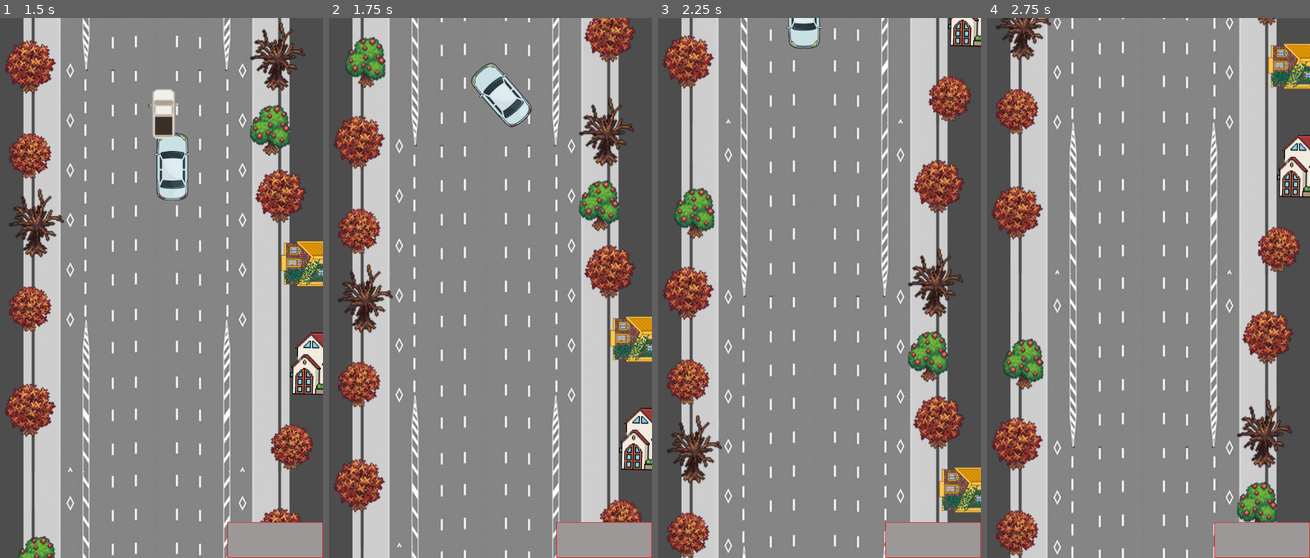
Above: before the commit, frames 1-4 (left to right).
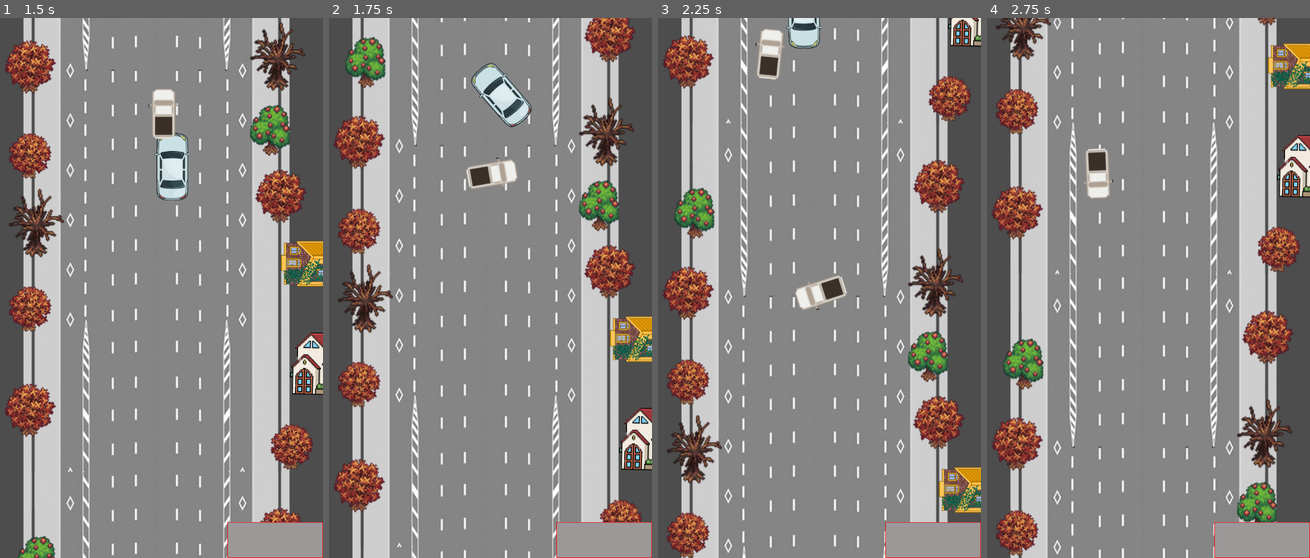
Above: after the commit, the same moments.

Repository: Zanzigzan/ChaosHacks-2024
Game: Godot game, scene res://main.tscn
Two runs of this game, one before a commit and one after it. Both use one fixed random seed, a clock stepped at 60 frames per second and the inputs below.
Inputs:
- Up to frame 1 (1.5 s): hold Up (ui_up) from 0.53 s (still down)
- Up to frame 2 (1.75 s): keep holding Up (ui_up)
- Up to frame 3 (2.25 s): release Up (ui_up) at 2.03 s; hold Left (ui_left) from 2.03 s (still down)
- Up to frame 4 (2.75 s): keep holding Left (ui_left)

Frame 1 is identical in both runs. In frame 2, 0.6% of the frame differs, in the area x 42-59%, y 25-32%; in frame 3, 1.3%, in the area x 30-59%, y 2-55%; in frame 4, 0.6%.

Commit message:
Richmond complete

Diff:
--- a/enemy.gd
+++ b/enemy.gd
@@ -5,7 +5,7 @@
 var wiggle_amount = .5  # Adjust for more or less wiggle
 var wiggle_speed = 10 # Lower is faster, higher is slower
 var wiggle_timer = 0
-
+var crash = false
 func _ready():
 	pass
 
@@ -17,7 +17,8 @@
 		if wiggle_timer % wiggle_speed == 0:
 			rotation += wiggle_amount
 			wiggle_amount *= -1  # Change direction
-
+	if crash:
+		rotation += 0.1
 
 func _on_body_entered(body):
 	if body is Player:
@@ -28,4 +29,7 @@
 	is_wiggling = wiggling
 
 func die():
+	crash = true
+	$Crash.play()
+	await get_tree().create_timer(1).timeout
 	queue_free()
--- a/enemy.tscn
+++ b/enemy.tscn
@@ -1,8 +1,9 @@
-[gd_scene load_steps=5 format=3 uid="uid://c0uf3xsnhgll4"]
+[gd_scene load_steps=6 format=3 uid="uid://c0uf3xsnhgll4"]
 
 [ext_resource type="Script" path="res://enemy.gd" id="1_pvroe"]
 [ext_resource type="Texture2D" uid="uid://ca0hxsb7qei2m" path="res://Resources/assets/cars.png" id="2_qonbe"]
 [ext_resource type="Script" path="res://RandomSprite.gd" id="3_0imhu"]
+[ext_resource type="AudioStream" uid="uid://o36fwr741vd3" path="res://VDS sounds/Hit Sounds - Sound Effects for editing.mp3" id="4_ve1vo"]
 
 [sub_resource type="CapsuleShape2D" id="CapsuleShape2D_y1pgl"]
 radius = 29.0
@@ -27,4 +28,7 @@
 region_rect = Rect2(0, -0.127, 30.589, 51.937)
 script = ExtResource("3_0imhu")
 
+[node name="Crash" type="AudioStreamPlayer2D" parent="."]
+stream = ExtResource("4_ve1vo")
+
 [connection signal="body_entered" from="." to="." method="_on_body_entered"]
Not shown: 1 places in main.tscn that only renumber resources
